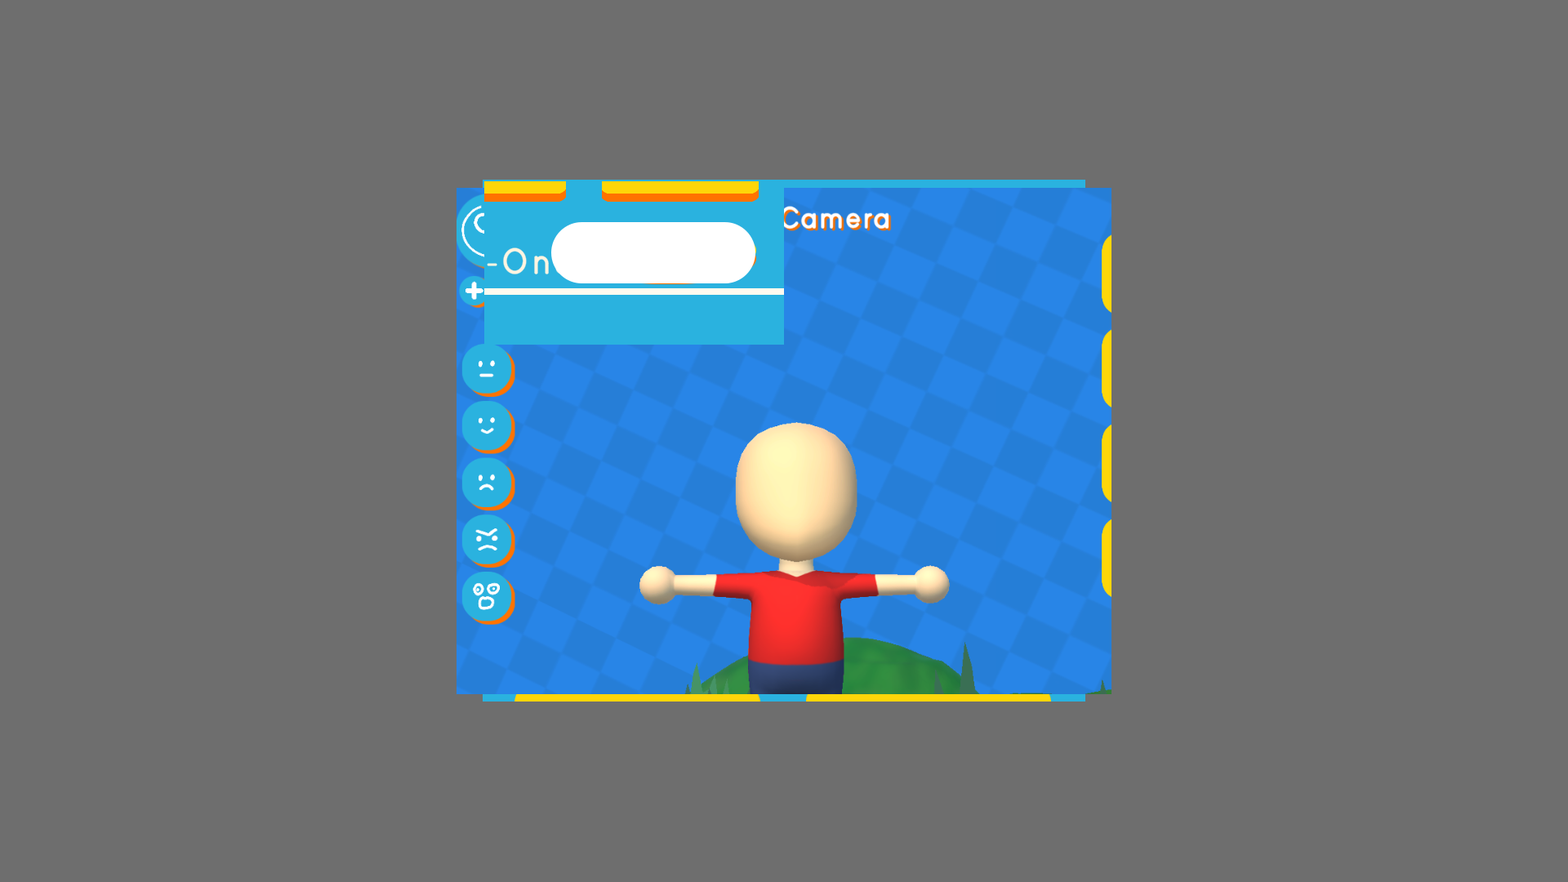
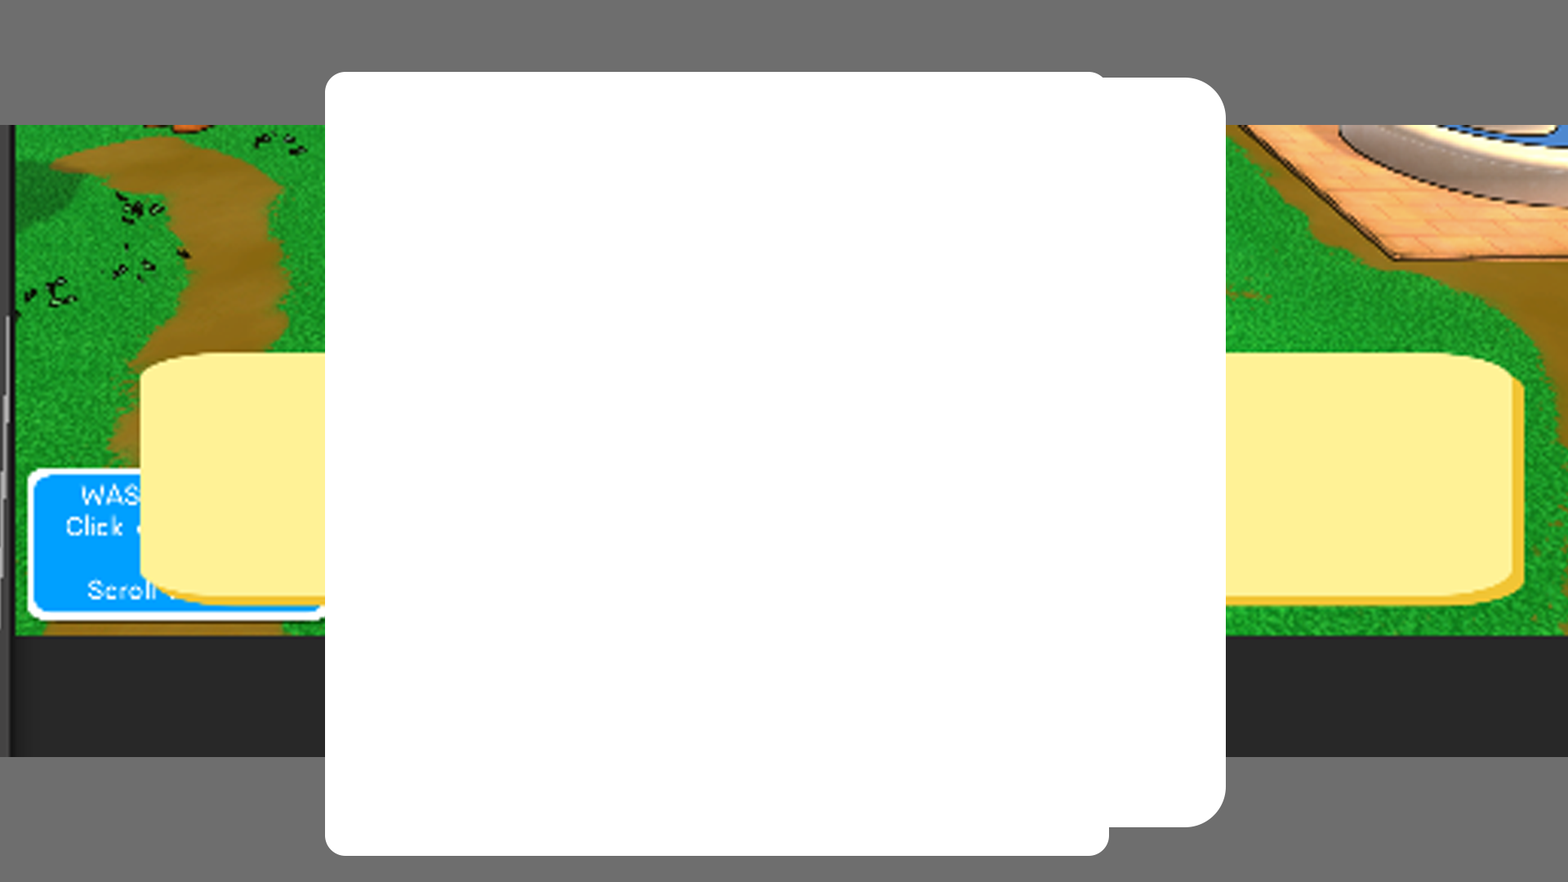
Two versions of the same layered image (1568 x 882). Layer-by-layer changes:
added layer "Rectangle 30" above "Rectangle 29" over [325, 71, 1110, 856]
added layer "Rectangle 29" above "Layer 41" over [476, 77, 1226, 828]
added layer "Layer 41" above "main base hair" over [0, 124, 1568, 758]
hid group "main base hair" (9 layers) over [456, 179, 1112, 702]
painted on "Rectangle 27" over [726, 224, 753, 284]